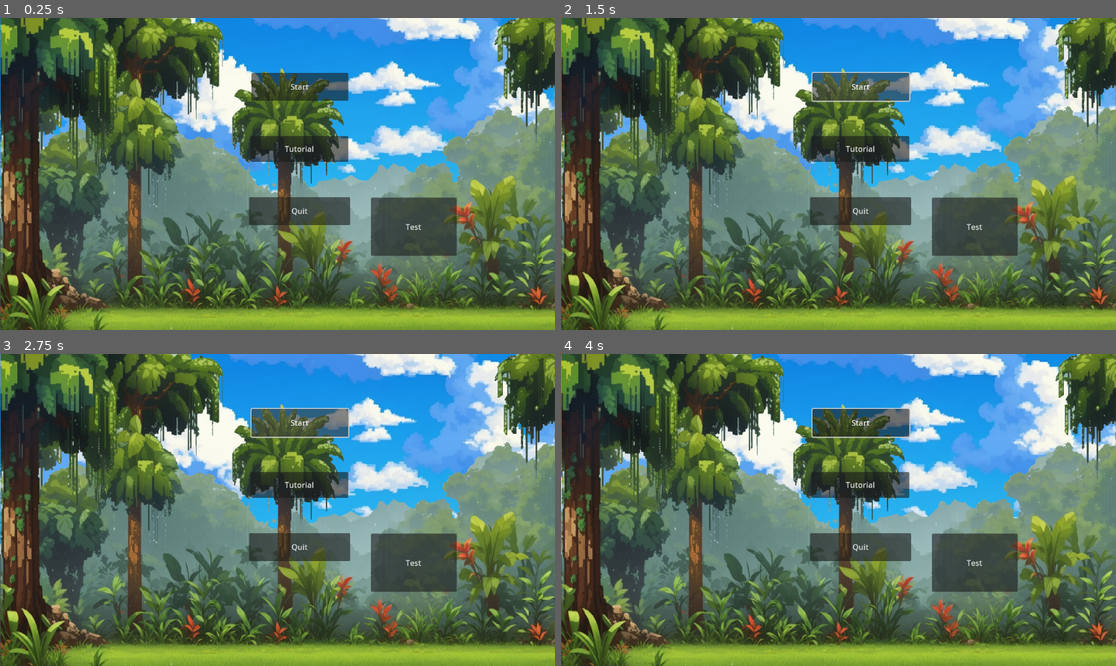
Above: before the commit, frames 1-4 (two rows, left to right).
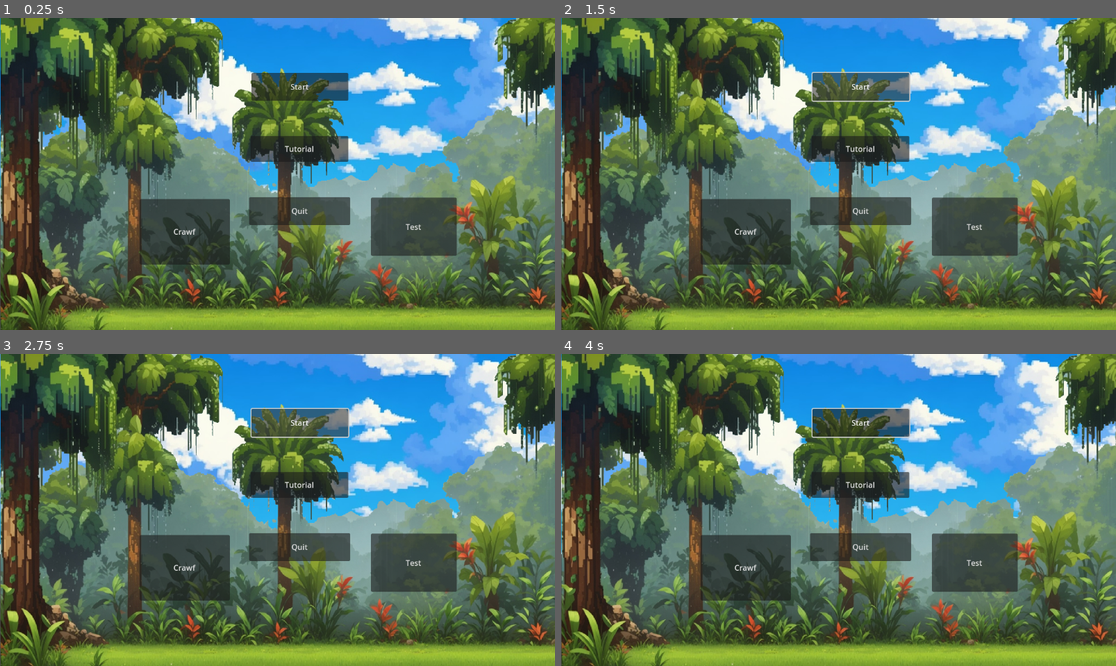
Above: after the commit, the same moments.

Repository: taylordallimore/Ape_Arborist
Game: Godot game, scene res://main.tscn
Two runs of this game, one before a commit and one after it. Both use one fixed random seed, a clock stepped at 60 frames per second and the inputs below.
Inputs (mouse positions are in pixels of both pictures, inside the frame that each line leads up to):
- Up to frame 1 (0.25 s): no input
- Up to frame 2 (1.5 s): click (744, 233) at 0.5 s, where only the run after the commit has a clickable "Crawf"; click "Start" at 1.25 s
- Up to frame 3 (2.75 s): click "Start" at 2 s
- Up to frame 4 (4 s): tap Enter (ui_accept) at 2.75, 3.02, 3.77 s; move the mouse to (960, 494) at 2.77 s; hold Right (ui_right) from 2.78 s (still down); click (960, 494) at 2.92 s; move the mouse to (727, 525) at 3.52 s

The runs differ from the first frame. In frame 1, 3.4% of the frame differs, in the area x 25-42%, y 57-80%; in frame 2, 3.4%; in frame 3, 3.4%; in frame 4, 3.4%.

Commit message:
fixed layout

Diff:
--- a/main.tscn
+++ b/main.tscn
@@ -30,6 +30,13 @@
 text = "Test
 "
 
+[node name="Crawf" type="Button" parent="."]
+offset_left = 290.0
+offset_top = 376.0
+offset_right = 477.0
+offset_bottom = 512.0
+text = "Crawf"
+
 [node name="Tutorial" type="Button" parent="."]
 offset_left = 520.0
 offset_top = 245.0
